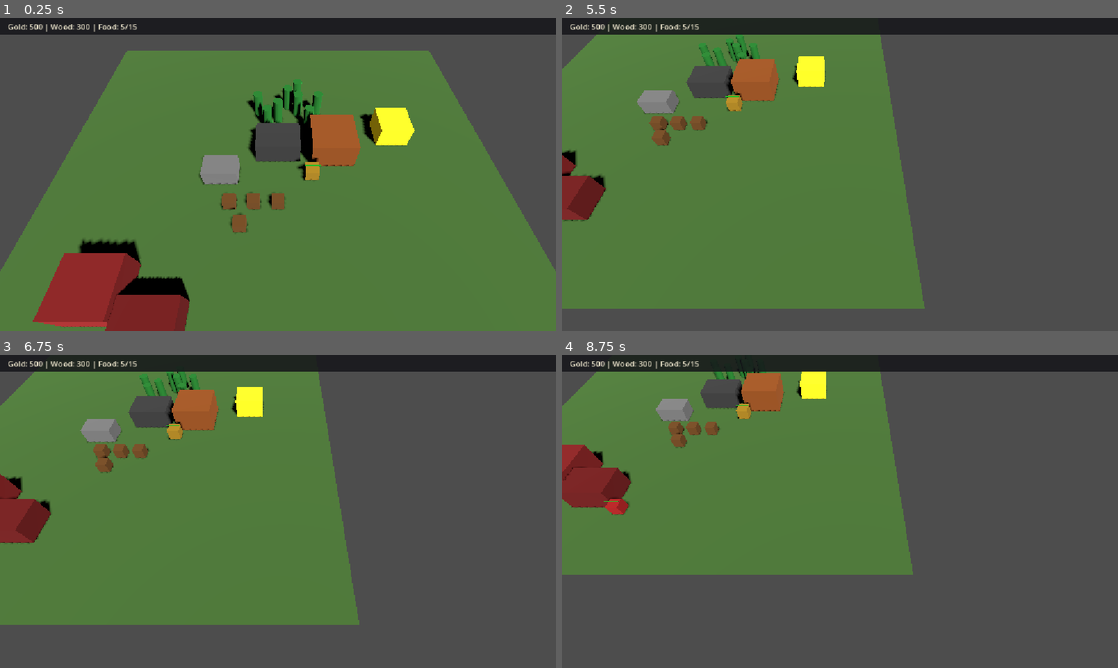
Above: before the commit, frames 1-4 (two rows, left to right).
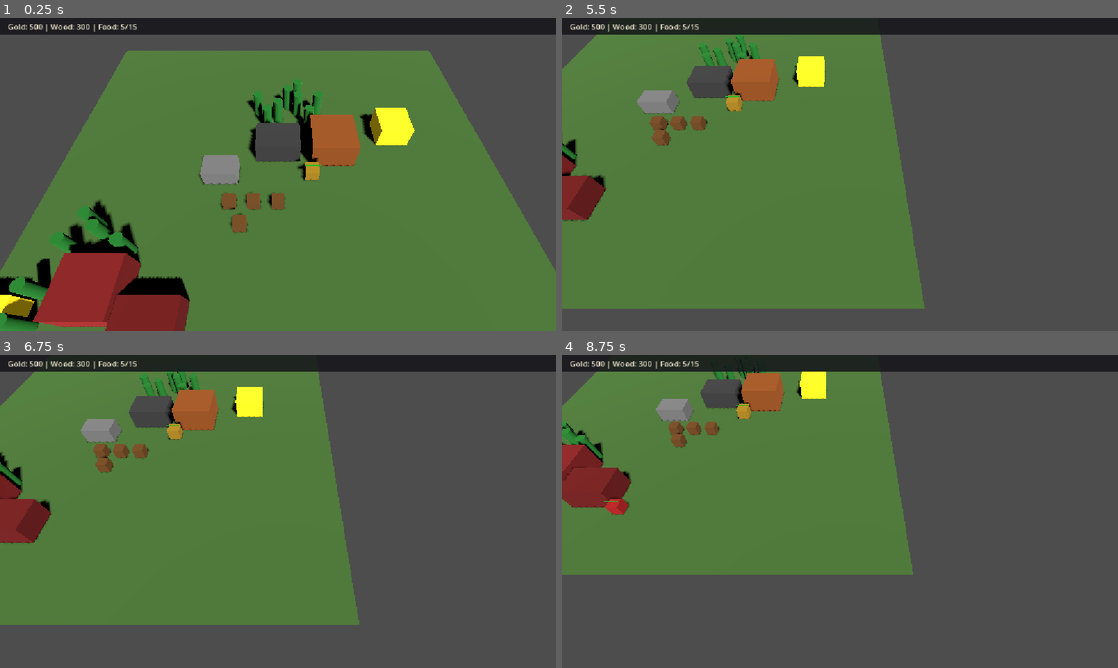
Above: after the commit, the same moments.

Repository: nplvkntx/endless-battle
Game: Godot game, scene res://scenes/main.tscn
Two runs of this game, one before a commit and one after it. Both use one fixed random seed, a clock stepped at 60 frames per second and the inputs below.
Inputs (mouse positions are in pixels of both pictures, inside the frame that each line leads up to):
- Up to frame 1 (0.25 s): no input
- Up to frame 2 (5.5 s): tap Enter at 0.5 s; move the mouse to (962, 158) at 0.52 s; hold Right (ui_right) 0.53-1.25 s; tap B at 0.6, 5.1 s; click (962, 158) at 0.67 s; drag from (728, 190) to (812, 237) at 1.27 s; tap Space at 2 s; move the mouse to (895, 105) at 2.02 s; hold Right (ui_right) 2.03-2.75 s; tap T at 2.1 s; drag from (812, 237) to (673, 127) at 2.77 s; move the mouse to (1006, 221) at 3.52 s; hold Left (ui_left) 3.53-4.25 s; tap Q at 3.6 s; drag from (673, 127) to (756, 96) at 4.27 s; move the mouse to (867, 174) at 5.02 s; hold Down (ui_down) from 5.03 s (still down); click (867, 174) at 5.17 s
- Up to frame 3 (6.75 s): release Down (ui_down) at 5.75 s; drag from (194, 433) to (166, 527) at 5.77 s; tap Enter at 6.5 s; move the mouse to (400, 495) at 6.52 s; hold Up (ui_up) from 6.53 s (still down); tap T at 6.6 s
- Up to frame 4 (8.75 s): release Up (ui_up) at 7.25 s; drag from (728, 527) to (812, 574) at 7.27 s; tap Space at 8 s; move the mouse to (895, 442) at 8.02 s; hold Down (ui_down) from 8.03 s (still down); tap Q at 8.1 s

The runs differ from the first frame. In frame 1, 2.6% of the frame differs, in the area x 0-25%, y 58-100%; in frame 2, 0.1%; in frame 3, 0.2%; in frame 4, 0.3%.

Commit message:
Add enemy resource area

Diff:
--- a/scenes/main.tscn
+++ b/scenes/main.tscn
@@ -550,6 +550,27 @@
 script = ExtResource("19_health_component")
 max_health = 300
 
+[node name="EnemyGoldMine" parent="." instance=ExtResource("8_gold_mine")]
+transform = Transform3D(1, 0, 0, 0, 1, 0, 0, 0, 1, -18, 1, 12)
+
+[node name="EnemyTree" parent="." instance=ExtResource("9_tree")]
+transform = Transform3D(1, 0, 0, 0, 1, 0, 0, 0, 1, -13, 1.25, 6)
+
+[node name="EnemyTree2" parent="." instance=ExtResource("9_tree")]
+transform = Transform3D(1, 0, 0, 0, 1, 0, 0, 0, 1, -11, 1.25, 7)
+
+[node name="EnemyTree3" parent="." instance=ExtResource("9_tree")]
+transform = Transform3D(1, 0, 0, 0, 1, 0, 0, 0, 1, -15, 1.25, 7)
+
+[node name="EnemyTree4" parent="." instance=ExtResource("9_tree")]
+transform = Transform3D(1, 0, 0, 0, 1, 0, 0, 0, 1, -16, 1.25, 10)
+
+[node name="EnemyTree5" parent="." instance=ExtResource("9_tree")]
+transform = Transform3D(1, 0, 0, 0, 1, 0, 0, 0, 1, -16, 1.25, 12)
+
+[node name="EnemyTree6" parent="." instance=ExtResource("9_tree")]
+transform = Transform3D(1, 0, 0, 0, 1, 0, 0, 0, 1, -14, 1.25, 5)
+
 [node name="Farm" parent="." instance=ExtResource("10_farm")]
 transform = Transform3D(1, 0, 0, 0, 1, 0, 0, 0, 1, -5, 0.75, 0)
 
